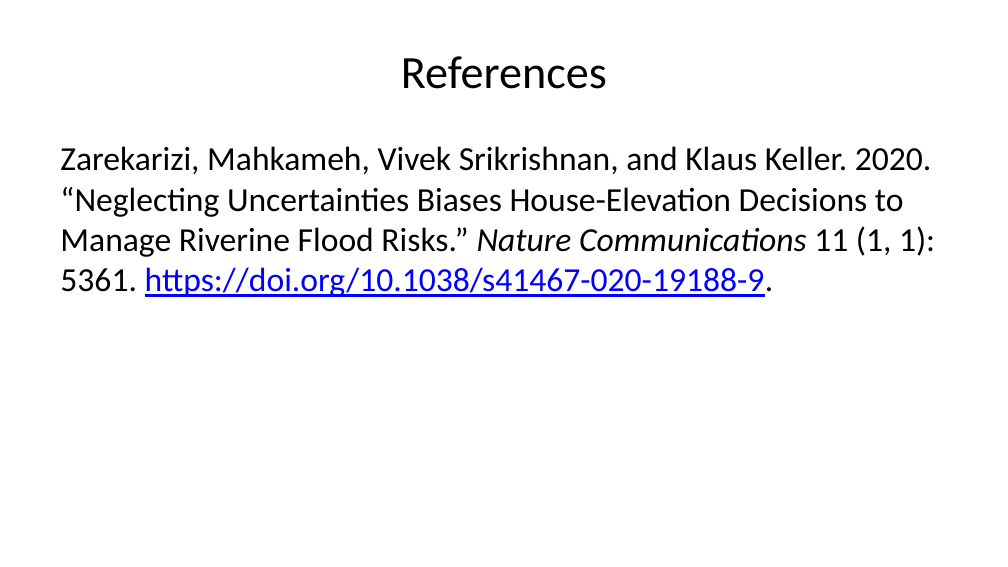
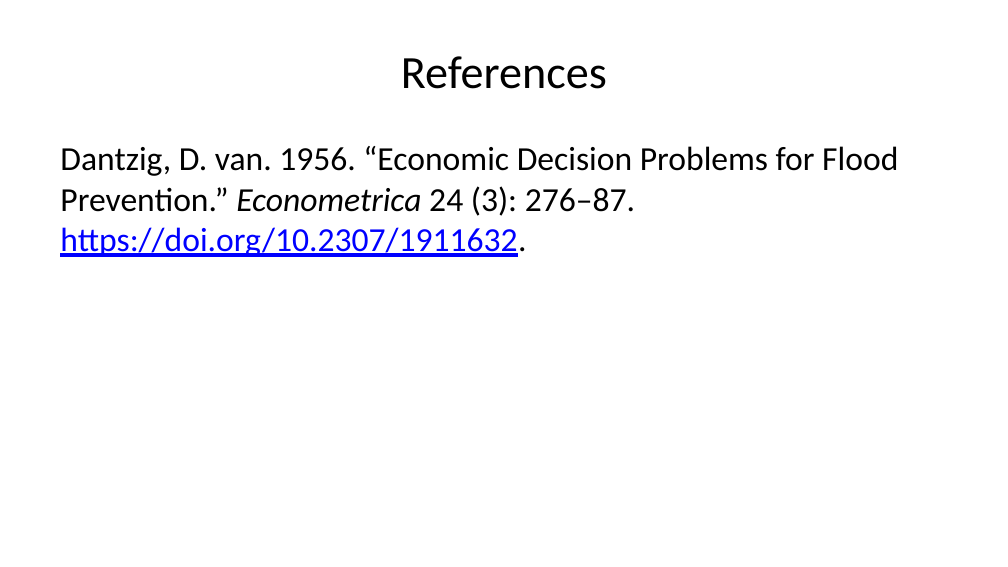
Before and after one commit to CEVE-421-521/ceve-421-521.github.io, a slide deck: slide 5 of lectures/week-06/index.pptx. Drawn at 1008x567 pixels with LibreOffice and Linux fonts; fonts in the diff are those of the drawing. Boxes give left, top, right and bottom in pixels: in the first picture for what was removed or moved away, otherwise in the second. Text is boxed around its words. In the diff, an @@ line names an element or a change of style, - is before the commit and + after.

```diff
--- a/lectures/week-06/index.pptx
+++ b/lectures/week-06/index.pptx
@@ text at (60, 146, 898, 257): text changed @@
-Zarekarizi, Mahkameh, Vivek Srikrishnan, and Klaus Keller. 2020. “Neglecting Uncertainties Biases House-Elevation Decisions to Manage Riverine Flood Risks.” Nature Communications 11 (1, 1): 5361. https://doi.org/10.1038/s41467-020-19188-9.
+Dantzig, D. van. 1956. “Economic Decision Problems for Flood Prevention.” Econometrica 24 (3): 276–87. https://doi.org/10.2307/1911632.
```
Also in this commit, not shown: 2 other slides changed, 54 other files.
